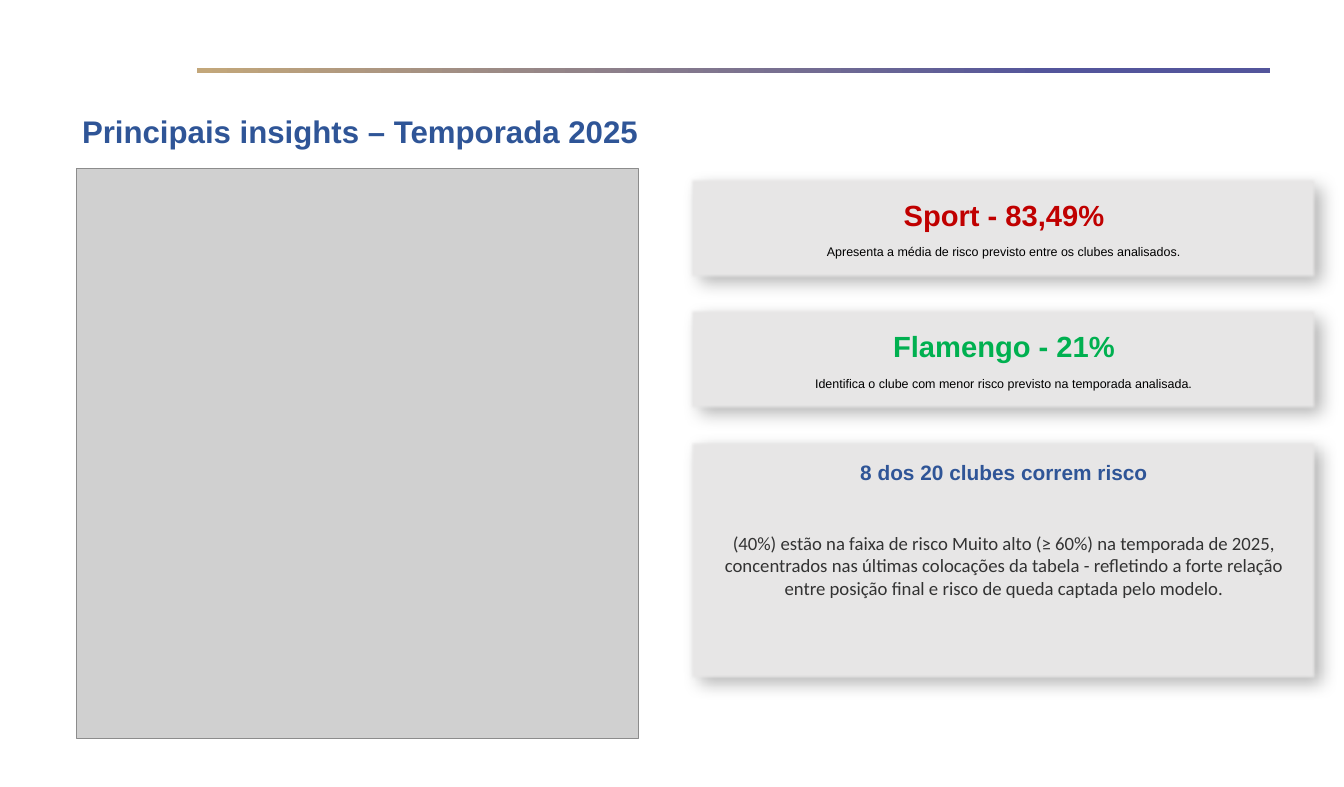
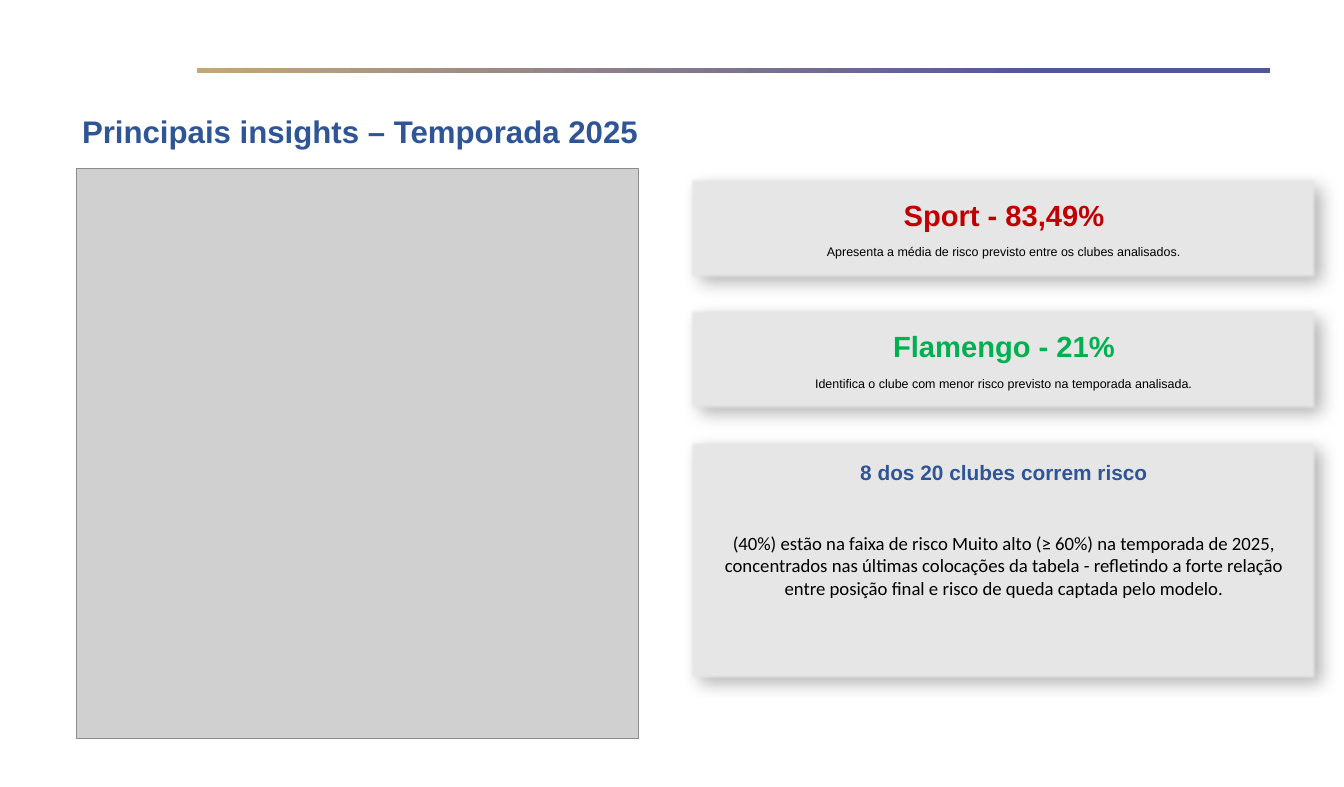
Before and after one commit to FelipePinheiro964/Projeto-Em-Business-Intelligence-e-Analytics, a slide deck: slide 6 of docs/Template - Fase 2 - Apresentação Executiva - Projeto em Business Intelligence e Analytics.pptx. Drawn at 1344x787 pixels with LibreOffice and Linux fonts; fonts in the diff are those of the drawing; grey boxes stand for pictures; background and template pictures are left out. Boxes give left, top, right and bottom in pixels: in the first picture for what was removed or moved away, otherwise in the second. Text is boxed around its words. In the diff, an @@ line names an element or a change of style, - is before the commit and + after.

Commit message:
docs: formatação do template e finalização

```diff
--- a/docs/Template - Fase 2 - Apresentação Executiva - Projeto em Business Intelligence e Analytics.pptx
+++ b/docs/Template - Fase 2 - Apresentação Executiva - Projeto em Business Intelligence e Analytics.pptx
@@ text at [725,536,1282,598]: text colour #333333 to #000000 in "(40%) estão na faixa de risco Muito ..." @@
```
Also in this commit, not shown: 3 other slides changed.
